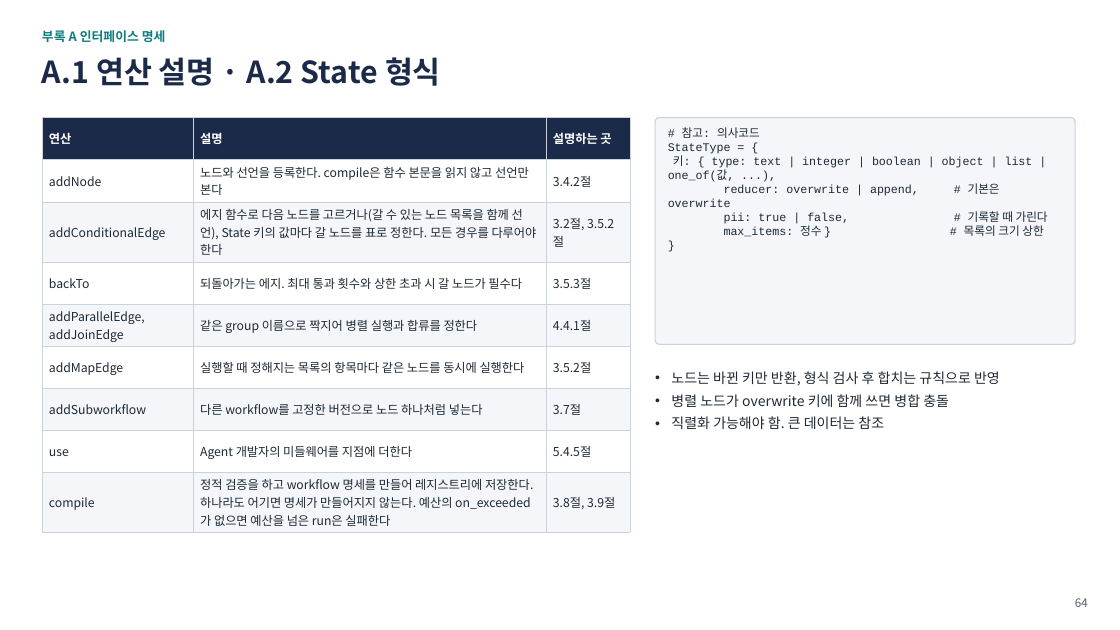
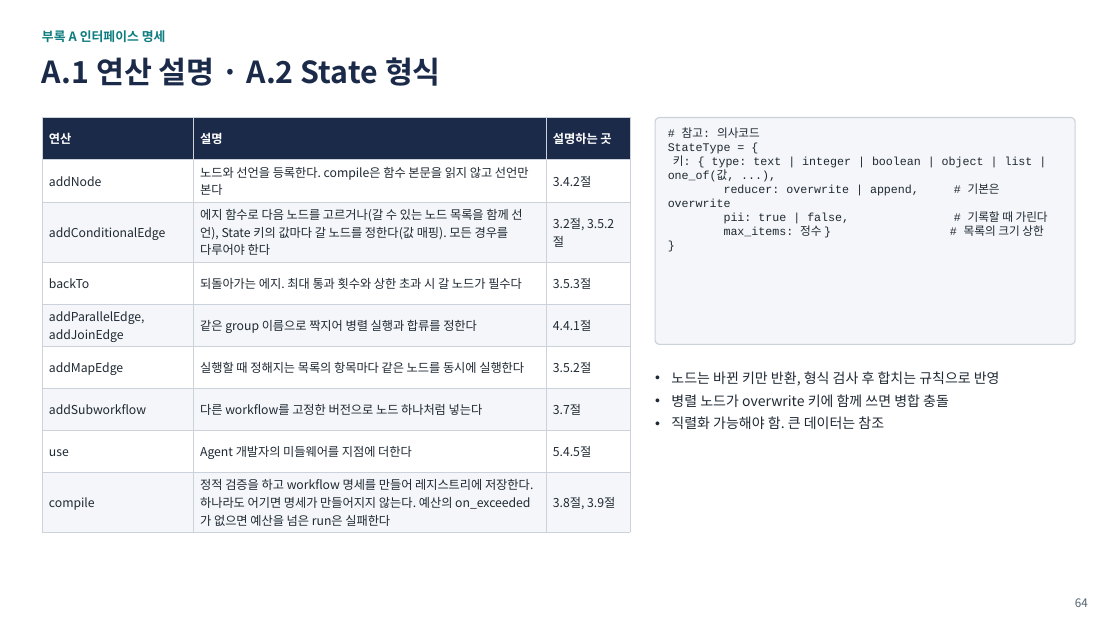
Before and after one commit to iwindfree/ai-agent-framework-architecture, a slide deck: slide 64 of AI_Agent_Workflow_Framework_Summary.pptx. Drawn at 1120x630 pixels with LibreOffice and Linux fonts; fonts in the diff are those of the drawing. Boxes give left, top, right and bottom in pixels: in the first picture for what was removed or moved away, otherwise in the second. Text is boxed around its words. In the diff, an @@ line names an element or a change of style, - is before the commit and + after.

```diff
--- a/AI_Agent_Workflow_Framework_Summary.pptx
+++ b/AI_Agent_Workflow_Framework_Summary.pptx
@@ table at <box>42,118,630,530</box> @@
-row 3, column 2: 에지 함수로 다음 노드를 고르거나(갈 수 있는 노드 목록을 함께 선언), State 키의 값마다 갈 노드를 표로 정한다. 모든 경우를 다루어야 한다
+row 3, column 2: 에지 함수로 다음 노드를 고르거나(갈 수 있는 노드 목록을 함께 선언), State 키의 값마다 갈 노드를 정한다(값 매핑). 모든 경우를 다루어야 한다
```
Also in this commit, not shown: 2 other slides changed, 1 other file.
